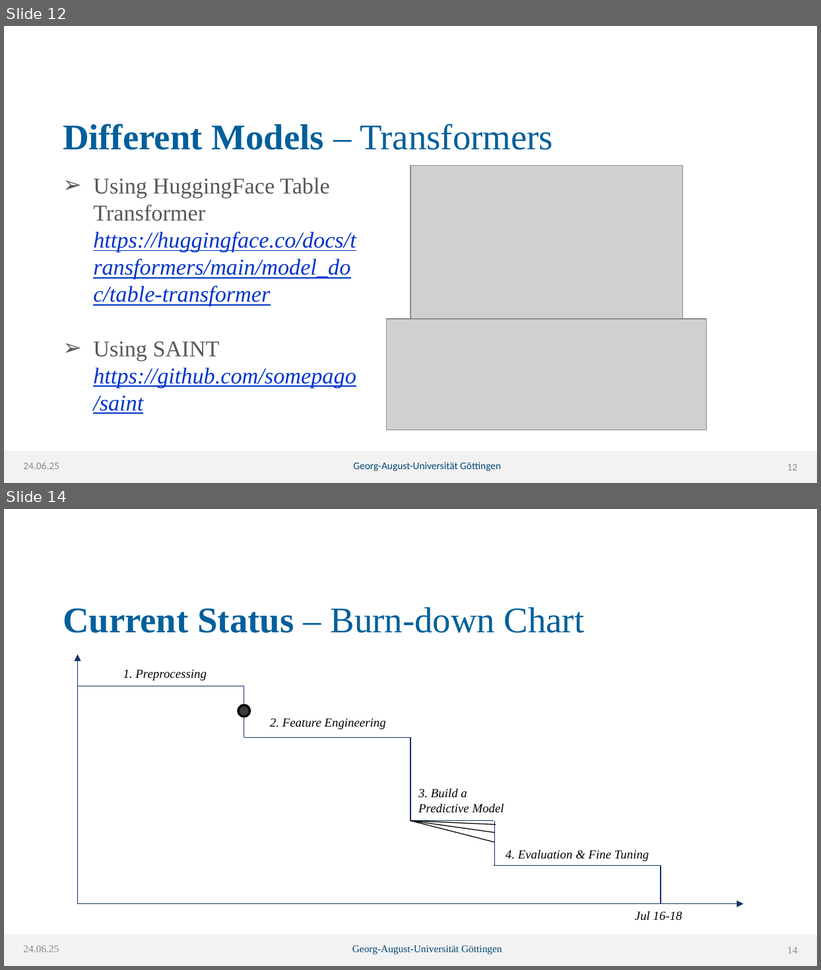
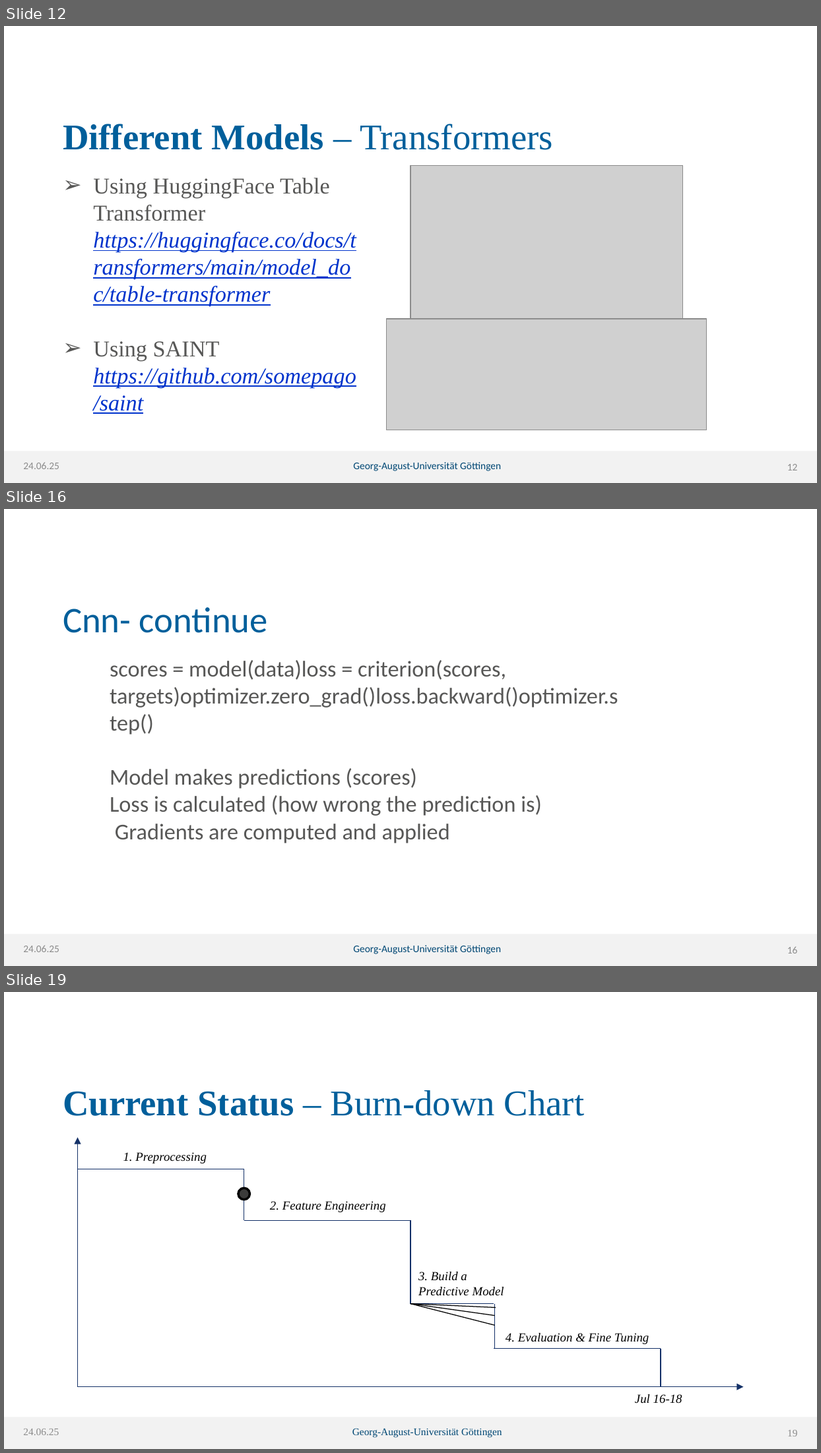
Before and after one commit to lhahner/price-predicition-project, a slide deck: docs/intermediate-pres.pptx. Shown one above the other, each under a label of ours: slides 12 and 14 before the commit, slides 12, 16 and 19 after it; the slides between them are not shown. The pictures are 821x970 and 821x1453 pixels, drawn with LibreOffice and Linux fonts; fonts in the diff are those of the drawing; grey boxes stand for pictures; background and template pictures are left out. Boxes give left, top, right and bottom in pixels: in the first picture for what was removed or moved away, otherwise in the second. Text is boxed around its words. In the diff, an @@ line names an element or a change of style, - is before the commit and + after.

```diff
--- a/docs/intermediate-pres.pptx
+++ b/docs/intermediate-pres.pptx
@@ slide 16 added at <box>4,509,817,966</box>, background picture (left out); not listed: 2 template elements that a slide beside it also shows @@
@@ title added at <box>63,607,268,633</box>, 32 pt, text #005F9B @@
+Cnn- continue
@@ text added at <box>110,660,618,844</box>, 20 pt, text #575756 @@
+scores = model(data)loss = criterion(scores, targets)optimizer.zero_grad()loss.backward()optimizer.step()
+Model makes predictions (scores)
+Loss is calculated (how wrong the prediction is)
+Gradients are computed and applied
@@ text added at <box>23,946,59,953</box>, 9 pt, text #8C8C8C @@
+24.06.25
@@ text added at <box>353,945,501,955</box>, 9 pt, text #004774 @@
+Georg-August-Universität Göttingen
@@ page number added at <box>787,947,798,954</box>, 9 pt, text #8C8C8C @@
+16
@@ what was slide 14 is now slide 19 @@
@@ page number at <box>787,1430,797,1437</box>: text changed @@
-14
+19
```
Also in this commit, not shown: 2 slides changed, 5 other slides added, 1 other file.
